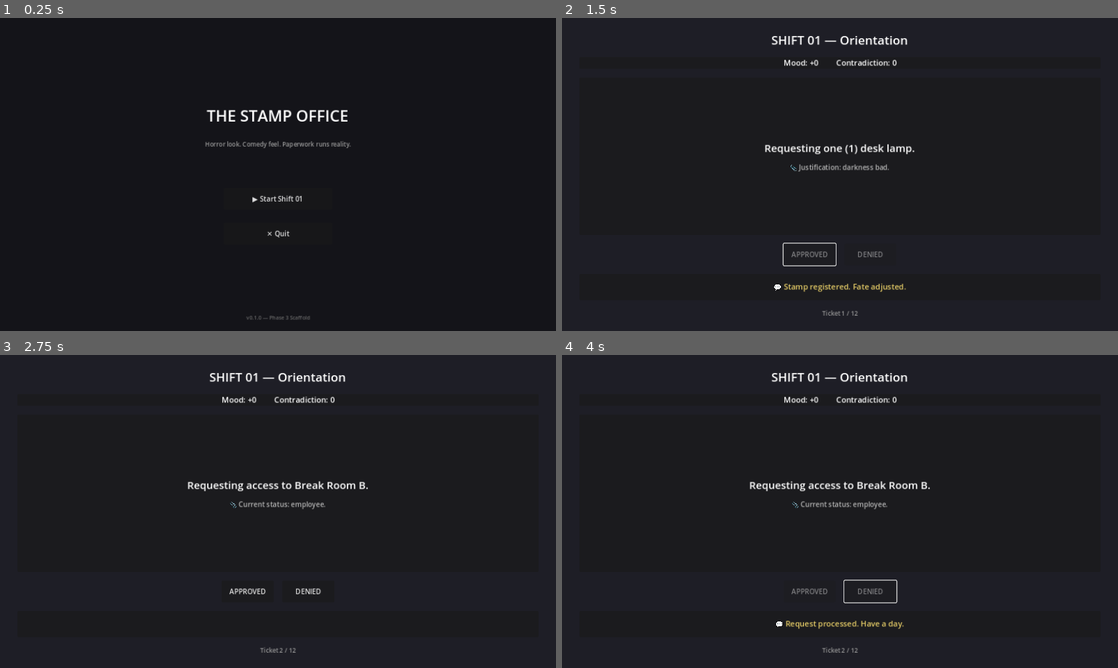
Above: before the commit, frames 1-4 (two rows, left to right).
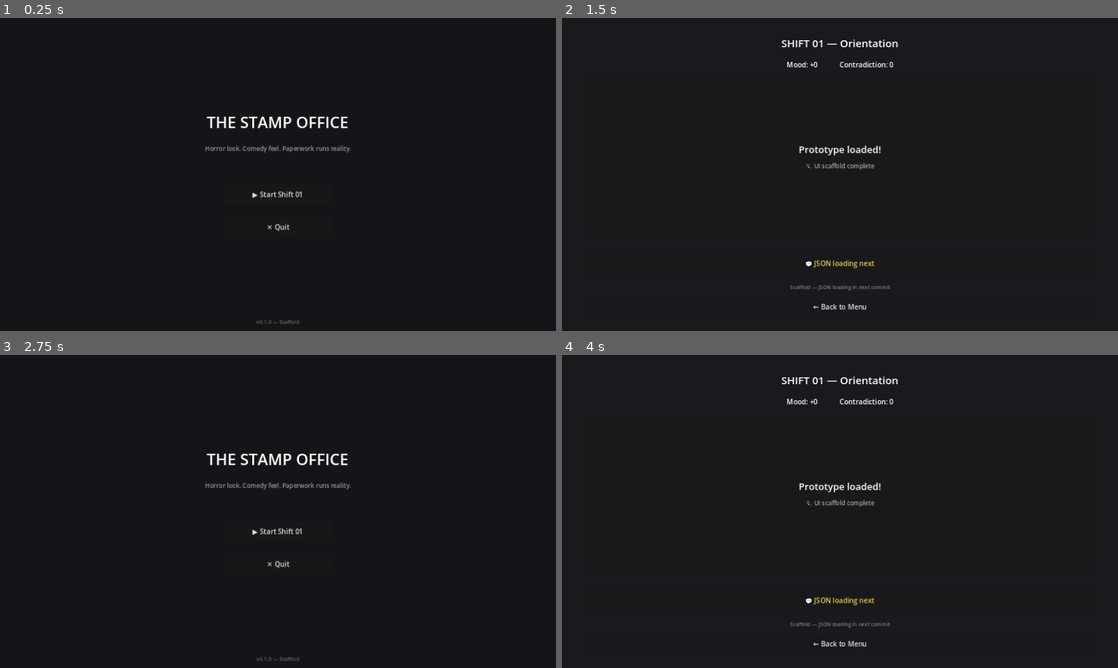
Above: after the commit, the same moments.

Repository: ThanhNguyxn/the-stamp-office
Game: Godot game, scene res://scenes/Main.tscn
Two runs of this game, one before a commit and one after it. Both use one fixed random seed, a clock stepped at 60 frames per second and the inputs below.
Inputs (mouse positions are in pixels of both pictures, inside the frame that each line leads up to):
- Up to frame 1 (0.25 s): no input
- Up to frame 2 (1.5 s): click "▶ Start Shift 01" at 0.5 s; click (812, 255) at 1.25 s, where only the run before the commit has a clickable "APPROVED"
- Up to frame 3 (2.75 s): click (278, 642) at 2 s, where only the run after the commit has a clickable "← Back to Menu"
- Up to frame 4 (4 s): click (867, 592) at 2.75 s, where only the run before the commit has a clickable "DENIED"; click (840, 530) at 3.5 s, where only the run after the commit has a clickable "▶ Start Shift 01"

The runs differ from the first frame. In frame 1, 1.6% of the frame differs, in the area x 36-64%, y 29-98%; in frame 2, 2.3%; in frame 3, 2.2%; in frame 4, 2.3%, in the area x 33-67%, y 5-96%.

Commit message:
game: add godot scaffold

Diff:
--- a/game/project.godot
+++ b/game/project.godot
@@ -15,10 +15,6 @@
 run/main_scene="res://scenes/Main.tscn"
 config/features=PackedStringArray("4.2", "Forward Plus")
 
-[autoload]
-
-DataLoader="*res://scripts/DataLoader.gd"
-
 [display]
 
 window/size/viewport_width=1280
--- a/game/scenes/Main.tscn
+++ b/game/scenes/Main.tscn
@@ -11,14 +11,14 @@
 grow_vertical = 2
 script = ExtResource("1_main")
 
-[node name="ColorRect" type="ColorRect" parent="."]
+[node name="Background" type="ColorRect" parent="."]
 layout_mode = 1
 anchors_preset = 15
 anchor_right = 1.0
 anchor_bottom = 1.0
 color = Color(0.08, 0.08, 0.1, 1)
 
-[node name="VBoxContainer" type="VBoxContainer" parent="."]
+[node name="VBox" type="VBoxContainer" parent="."]
 layout_mode = 1
 anchors_preset = 8
 anchor_left = 0.5
@@ -26,44 +26,44 @@
 anchor_right = 0.5
 anchor_bottom = 0.5
 offset_left = -200.0
-offset_top = -150.0
+offset_top = -120.0
 offset_right = 200.0
-offset_bottom = 150.0
+offset_bottom = 120.0
 grow_horizontal = 2
 grow_vertical = 2
-theme_override_constants/separation = 30
+theme_override_constants/separation = 25
 alignment = 1
 
-[node name="TitleLabel" type="Label" parent="VBoxContainer"]
+[node name="Title" type="Label" parent="VBox"]
 layout_mode = 2
 theme_override_font_sizes/font_size = 36
 text = "THE STAMP OFFICE"
 horizontal_alignment = 1
 
-[node name="SubtitleLabel" type="Label" parent="VBoxContainer"]
+[node name="Subtitle" type="Label" parent="VBox"]
 layout_mode = 2
 theme_override_font_sizes/font_size = 14
 theme_override_colors/font_color = Color(0.6, 0.6, 0.6, 1)
 text = "Horror look. Comedy feel. Paperwork runs reality."
 horizontal_alignment = 1
 
-[node name="Spacer" type="Control" parent="VBoxContainer"]
-custom_minimum_size = Vector2(0, 30)
+[node name="Spacer" type="Control" parent="VBox"]
+custom_minimum_size = Vector2(0, 20)
 layout_mode = 2
 
-[node name="StartButton" type="Button" parent="VBoxContainer"]
+[node name="StartButton" type="Button" parent="VBox"]
 custom_minimum_size = Vector2(250, 50)
 layout_mode = 2
 size_flags_horizontal = 4
 text = "▶ Start Shift 01"
 
-[node name="QuitButton" type="Button" parent="VBoxContainer"]
+[node name="QuitButton" type="Button" parent="VBox"]
 custom_minimum_size = Vector2(250, 50)
 layout_mode = 2
 size_flags_horizontal = 4
 text = "✕ Quit"
 
-[node name="VersionLabel" type="Label" parent="."]
+[node name="Version" type="Label" parent="."]
 layout_mode = 1
 anchors_preset = 7
 anchor_left = 0.5
@@ -71,11 +71,11 @@
 anchor_right = 0.5
 anchor_bottom = 1.0
 offset_left = -100.0
-offset_top = -40.0
+offset_top = -30.0
 offset_right = 100.0
 grow_horizontal = 2
 grow_vertical = 0
 theme_override_font_sizes/font_size = 12
 theme_override_colors/font_color = Color(0.4, 0.4, 0.4, 1)
-text = "v0.1.0 — Phase 3 Scaffold"
+text = "v0.1.0 — Scaffold"
 horizontal_alignment = 1
--- a/game/scenes/Shift.tscn
+++ b/game/scenes/Shift.tscn
@@ -11,97 +11,92 @@
 grow_vertical = 2
 script = ExtResource("1_shift")
 
-[node name="ColorRect" type="ColorRect" parent="."]
+[node name="Background" type="ColorRect" parent="."]
 layout_mode = 1
 anchors_preset = 15
 anchor_right = 1.0
 anchor_bottom = 1.0
-color = Color(0.12, 0.12, 0.15, 1)
+color = Color(0.1, 0.1, 0.12, 1)
 
-[node name="VBoxContainer" type="VBoxContainer" parent="."]
+[node name="VBox" type="VBoxContainer" parent="."]
 layout_mode = 1
 anchors_preset = 15
 anchor_right = 1.0
 anchor_bottom = 1.0
-offset_left = 40.0
-offset_top = 30.0
-offset_right = -40.0
-offset_bottom = -30.0
+offset_left = 50.0
+offset_top = 40.0
+offset_right = -50.0
+offset_bottom = -40.0
 theme_override_constants/separation = 20
 
-[node name="TitleLabel" type="Label" parent="VBoxContainer"]
+[node name="Header" type="Label" parent="VBox"]
 layout_mode = 2
-theme_override_font_sizes/font_size = 28
+theme_override_font_sizes/font_size = 24
 text = "SHIFT 01 — Orientation"
 horizontal_alignment = 1
 
-[node name="MetersPanel" type="PanelContainer" parent="VBoxContainer"]
+[node name="MetersBox" type="HBoxContainer" parent="VBox"]
 layout_mode = 2
+alignment = 1
+theme_override_constants/separation = 50
 
-[node name="HBoxContainer" type="HBoxContainer" parent="VBoxContainer/MetersPanel"]
+[node name="MoodValue" type="Label" parent="VBox/MetersBox"]
 layout_mode = 2
-theme_override_constants/separation = 40
-alignment = 1
-
-[node name="MoodLabel" type="Label" parent="VBoxContainer/MetersPanel/HBoxContainer"]
-layout_mode = 2
-theme_override_font_sizes/font_size = 18
+theme_override_font_sizes/font_size = 16
 text = "Mood: +0"
 
-[node name="ContradictionLabel" type="Label" parent="VBoxContainer/MetersPanel/HBoxContainer"]
+[node name="ContradictionValue" type="Label" parent="VBox/MetersBox"]
 layout_mode = 2
-theme_override_font_sizes/font_size = 18
+theme_override_font_sizes/font_size = 16
 text = "Contradiction: 0"
 
-[node name="TicketPanel" type="PanelContainer" parent="VBoxContainer"]
+[node name="TicketPanel" type="PanelContainer" parent="VBox"]
 layout_mode = 2
 size_flags_vertical = 3
 
-[node name="VBoxContainer" type="VBoxContainer" parent="VBoxContainer/TicketPanel"]
+[node name="TicketVBox" type="VBoxContainer" parent="VBox/TicketPanel"]
 layout_mode = 2
-theme_override_constants/separation = 15
+theme_override_constants/separation = 12
 alignment = 1
 
-[node name="TicketText" type="Label" parent="VBoxContainer/TicketPanel/VBoxContainer"]
+[node name="TicketText" type="Label" parent="VBox/TicketPanel/TicketVBox"]
 layout_mode = 2
-theme_override_font_sizes/font_size = 24
+theme_override_font_sizes/font_size = 22
 text = "Prototype loaded!"
 horizontal_alignment = 1
 autowrap_mode = 2
 
-[node name="AttachmentText" type="Label" parent="VBoxContainer/TicketPanel/VBoxContainer"]
+[node name="Attachment" type="Label" parent="VBox/TicketPanel/TicketVBox"]
+layout_mode = 2
+theme_override_font_sizes/font_size = 14
+theme_override_colors/font_color = Color(0.65, 0.65, 0.65, 1)
+text = "📎 Attachment placeholder"
+horizontal_alignment = 1
+
+[node name="StampButtons" type="VBoxContainer" parent="VBox"]
+layout_mode = 2
+theme_override_constants/separation = 10
+alignment = 1
+
+[node name="ToastPanel" type="PanelContainer" parent="VBox"]
+layout_mode = 2
+custom_minimum_size = Vector2(0, 50)
+
+[node name="Toast" type="Label" parent="VBox/ToastPanel"]
 layout_mode = 2
 theme_override_font_sizes/font_size = 16
-theme_override_colors/font_color = Color(0.7, 0.7, 0.7, 1)
-text = "📎 Attachment placeholder"
-horizontal_alignment = 1
-autowrap_mode = 2
-
-[node name="StampContainer" type="HBoxContainer" parent="VBoxContainer"]
-layout_mode = 2
-alignment = 1
-theme_override_constants/separation = 20
-
-[node name="ToastPanel" type="PanelContainer" parent="VBoxContainer"]
-layout_mode = 2
-custom_minimum_size = Vector2(0, 60)
-
-[node name="ToastText" type="Label" parent="VBoxContainer/ToastPanel"]
-layout_mode = 2
-theme_override_font_sizes/font_size = 18
-theme_override_colors/font_color = Color(0.9, 0.8, 0.4, 1)
+theme_override_colors/font_color = Color(0.9, 0.8, 0.3, 1)
 text = "💬 Toast placeholder"
 horizontal_alignment = 1
 vertical_alignment = 1
-autowrap_mode = 2
 
-[node name="ProgressLabel" type="Label" parent="VBoxContainer"]
+[node name="Progress" type="Label" parent="VBox"]
 layout_mode = 2
-theme_override_font_sizes/font_size = 14
-theme_override_colors/font_color = Color(0.6, 0.6, 0.6, 1)
+theme_override_font_sizes/font_size = 12
+theme_override_colors/font_color = Color(0.5, 0.5, 0.5, 1)
 text = "Scaffold — JSON loading in next commit"
 horizontal_alignment = 1
 
-[node name="BackButton" type="Button" parent="VBoxContainer"]
+[node name="BackButton" type="Button" parent="VBox"]
 layout_mode = 2
 text = "← Back to Menu"
--- a/game/scripts/Main.gd
+++ b/game/scripts/Main.gd
@@ -1,15 +1,15 @@
 extends Control
 ## Main Menu
 
-@onready var start_button: Button = $VBoxContainer/StartButton
-@onready var quit_button: Button = $VBoxContainer/QuitButton
+@onready var start_button: Button = $VBox/StartButton
+@onready var quit_button: Button = $VBox/QuitButton
 
 func _ready() -> void:
-	start_button.pressed.connect(_on_start_pressed)
-	quit_button.pressed.connect(_on_quit_pressed)
+	start_button.pressed.connect(_on_start)
+	quit_button.pressed.connect(_on_quit)
 
-func _on_start_pressed() -> void:
+func _on_start() -> void:
 	get_tree().change_scene_to_file("res://scenes/Shift.tscn")
 
-func _on_quit_pressed() -> void:
+func _on_quit() -> void:
 	get_tree().quit()
--- a/game/scripts/Shift.gd
+++ b/game/scripts/Shift.gd
@@ -1,116 +1,24 @@
 extends Control
-## Shift - Gameplay controller for processing tickets
+## Shift - Scaffold placeholder
+## JSON loading will be added in next commit
 
-@onready var ticket_text_label: Label = $VBoxContainer/TicketPanel/VBoxContainer/TicketText
-@onready var attachment_label: Label = $VBoxContainer/TicketPanel/VBoxContainer/AttachmentText
-@onready var stamp_container: HBoxContainer = $VBoxContainer/StampContainer
-@onready var toast_label: Label = $VBoxContainer/ToastPanel/ToastText
-@onready var mood_label: Label = $VBoxContainer/MetersPanel/HBoxContainer/MoodLabel
-@onready var contradiction_label: Label = $VBoxContainer/MetersPanel/HBoxContainer/ContradictionLabel
-@onready var progress_label: Label = $VBoxContainer/ProgressLabel
-@onready var back_button: Button = $VBoxContainer/BackButton
-
-var tickets: Array = []
-var current_index: int = 0
-var mood: int = 0
-var contradiction: int = 0
-var is_processing: bool = false
+@onready var ticket_text: Label = $VBox/TicketPanel/TicketVBox/TicketText
+@onready var attachment: Label = $VBox/TicketPanel/TicketVBox/Attachment
+@onready var stamp_buttons: VBoxContainer = $VBox/StampButtons
+@onready var toast: Label = $VBox/ToastPanel/Toast
+@onready var mood_value: Label = $VBox/MetersBox/MoodValue
+@onready var contradiction_value: Label = $VBox/MetersBox/ContradictionValue
+@onready var back_button: Button = $VBox/BackButton
 
 func _ready() -> void:
-	back_button.pressed.connect(_on_back_pressed)
-	back_button.visible = false
-	toast_label.text = ""
-	_load_shift()
+	back_button.pressed.connect(_on_back)
 
-func _load_shift() -> void:
-	tickets = DataLoader.load_shift(1)
-	if tickets.size() > 0:
-		_show_ticket(0)
-	else:
-		ticket_text_label.text = "No tickets found!"
-		attachment_label.text = "Check that data/ folder exists in game/"
-		progress_label.text = "Error loading shift data"
+	# Scaffold placeholder text
+	ticket_text.text = "Prototype loaded!"
+	attachment.text = "📎 UI scaffold complete"
+	toast.text = "💬 JSON loading next"
+	mood_value.text = "Mood: +0"
+	contradiction_value.text = "Contradiction: 0"
 
-func _show_ticket(index: int) -> void:
-	if index >= tickets.size():
-		_shift_complete()
-		return
-
-	current_index = index
-	var ticket = tickets[index]
-
-	# Display ticket content
-	ticket_text_label.text = ticket.get("text", "")
-	attachment_label.text = "📎 " + ticket.get("attachment", "N/A")
-	progress_label.text = "Ticket %d / %d" % [index + 1, tickets.size()]
-	toast_label.text = ""
-
-	# Update meter displays
-	_update_meters()
-
-	# Clear existing stamp buttons
-	for child in stamp_container.get_children():
-		child.queue_free()
-
-	# Create stamp buttons from allowed_stamps
-	var allowed = ticket.get("allowed_stamps", [])
-	for stamp_name in allowed:
-		var btn = Button.new()
-		btn.text = stamp_name
-		btn.custom_minimum_size = Vector2(120, 50)
-		btn.pressed.connect(_on_stamp_clicked.bind(stamp_name))
-		stamp_container.add_child(btn)
-
-func _on_stamp_clicked(stamp_name: String) -> void:
-	if is_processing:
-		return
-	is_processing = true
-
-	var ticket = tickets[current_index]
-	var outcomes = ticket.get("outcomes", {})
-
-	if outcomes.has(stamp_name):
-		var outcome = outcomes[stamp_name]
-
-		# Get and show toast
-		var toast_id = outcome.get("toast_id", "")
-		var text = DataLoader.toast_text(toast_id)
-		toast_label.text = "💬 " + text
-
-		# Apply deltas
-		mood += int(outcome.get("mood_delta", 0))
-		contradiction += int(outcome.get("contradiction_delta", 0))
-		_update_meters()
-
-		# Disable buttons during delay
-		for child in stamp_container.get_children():
-			if child is Button:
-				child.disabled = true
-
-		# Wait then advance
-		await get_tree().create_timer(1.2).timeout
-		is_processing = false
-		_show_ticket(current_index + 1)
-	else:
-		toast_label.text = "⚠️ Invalid stamp!"
-		is_processing = false
-
-func _update_meters() -> void:
-	mood_label.text = "Mood: %+d" % mood
-	contradiction_label.text = "Contradiction: %d" % contradiction
-
-func _shift_complete() -> void:
-	ticket_text_label.text = "SHIFT COMPLETE"
-	attachment_label.text = "Thank you for your service."
-	toast_label.text = "🎉 You processed all tickets!"
-	progress_label.text = "Final — Mood: %+d | Contradiction: %d" % [mood, contradiction]
-
-	# Clear stamp buttons
-	for child in stamp_container.get_children():
-		child.queue_free()
-
-	# Show back button
-	back_button.visible = true
-
-func _on_back_pressed() -> void:
+func _on_back() -> void:
 	get_tree().change_scene_to_file("res://scenes/Main.tscn")
Not shown: 1 places in game/scenes/Main.tscn that only renumber resources
Not shown: 1 places in game/scenes/Shift.tscn that only renumber resources
Not shown, changed: README.md
Not shown, changed: game/.gitignore
Not shown, changed: game/README.md
